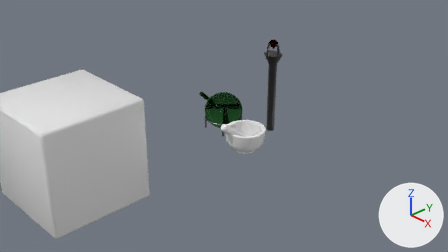
Before and after pictures for a commit that changed the Blender file Models/Clutter.blend.
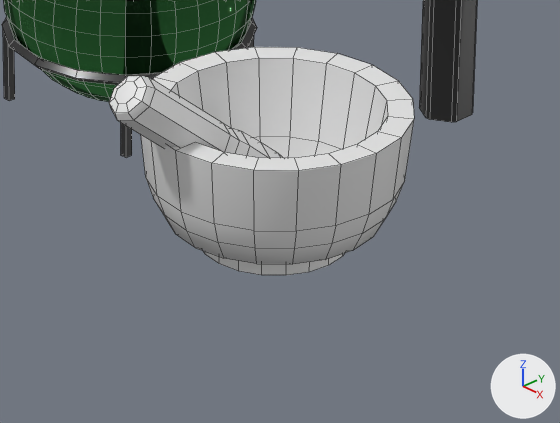
Old and new are each drawn from the file's camera 'Camera' and again close up on the part from 46% to 64% of the width and 45% to 70% of the height. Every picture has the same lights, and +X, +Y and +Z are marked at lower right. The close-ups show mesh edges as thin lines.
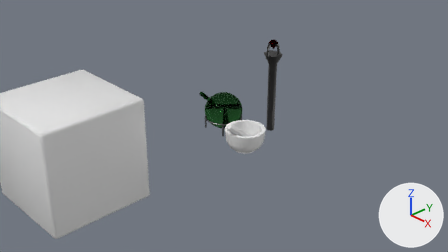
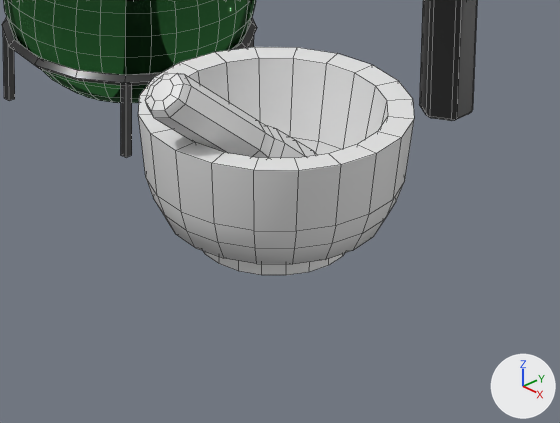
What differs and where, as boxes [x1, y1, x2, y2] in the close-ups (560 x 423 px):
'Cylinder.002', moved: before [109, 76, 283, 158]; after [145, 73, 317, 158]
'Cylinder', reshaped: before [419, 0, 477, 122]; after [419, 0, 477, 121]

Diff of the bpy script that builds the scene:
```diff
--- a/Models/Clutter.blend.py
+++ b/Models/Clutter.blend.py
@@ me_tmp @@
 # used by ob_cylinder; location = (0.0, 1.269, 1.013); scale = (1.5, 1.5, 1.5)
-me_tmp.from_pydata(...)  # 216 vertices, 194 faces; spans x -0.105..0.105, y -0.118..0.118, z -1.056..0.166
+me_tmp.from_pydata(...)  # 228 vertices, 206 faces; spans x -0.105..0.105, y -0.118..0.118, z -1.056..0.166
+# me_tmp part 1
+# 12 vertices are removed from x -0.048..0.048, y -0.052..0.052, z -1.056
+# 13 faces are deleted
+# 12 vertices are added at x -0.041..0.041, y -0.045..0.045, z -1.056
+# 12 new vertices lie (0.0, 0.0, -0.908) away from vertices in x -0.048..0.048, y -0.052..0.052, z -0.142
+# 25 new faces join them, mat_metal (dark grey #4c4c4c)
 me_tmp.materials.append(mat_metal)
@@ ob_cylinder_002 @@
 ob_cylinder_002 = bpy.data.objects.new('Cylinder.002', me_cylinder_004)
-ob_cylinder_002.location = (0.986, -0.39, 0.076)
+ob_cylinder_002.location = (1.035, -0.32, 0.076)
 ob_cylinder_002.rotation_euler = (0.743, -0.0674, -0.118)  # degrees (43, -3.9, -6.8)
```
